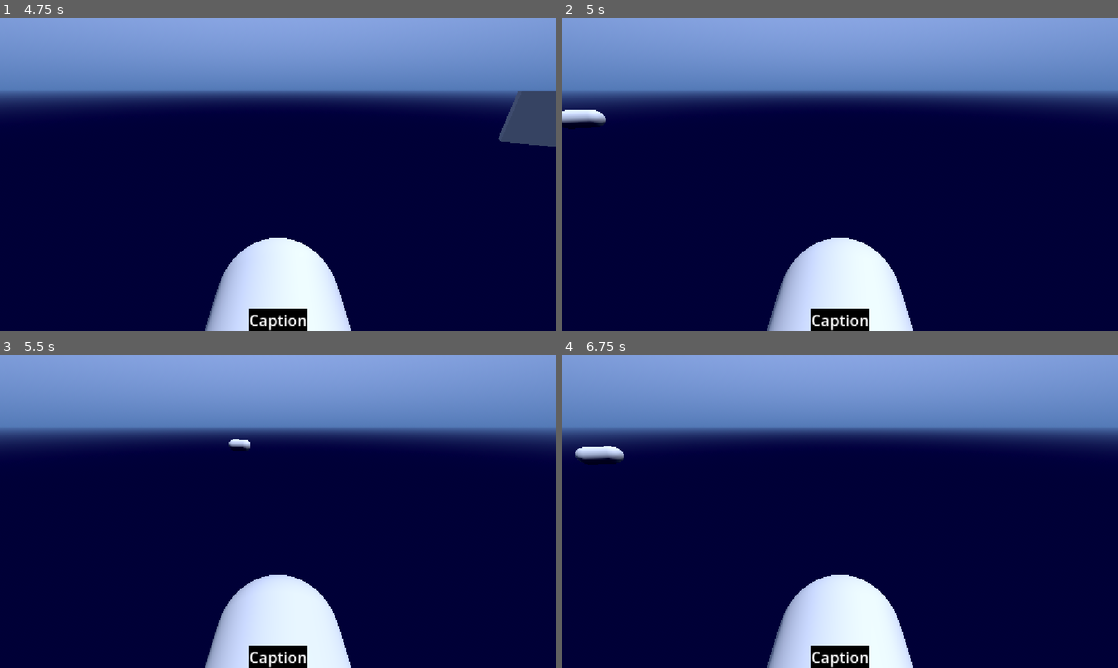
Above: before the commit, frames 1-4 (two rows, left to right).
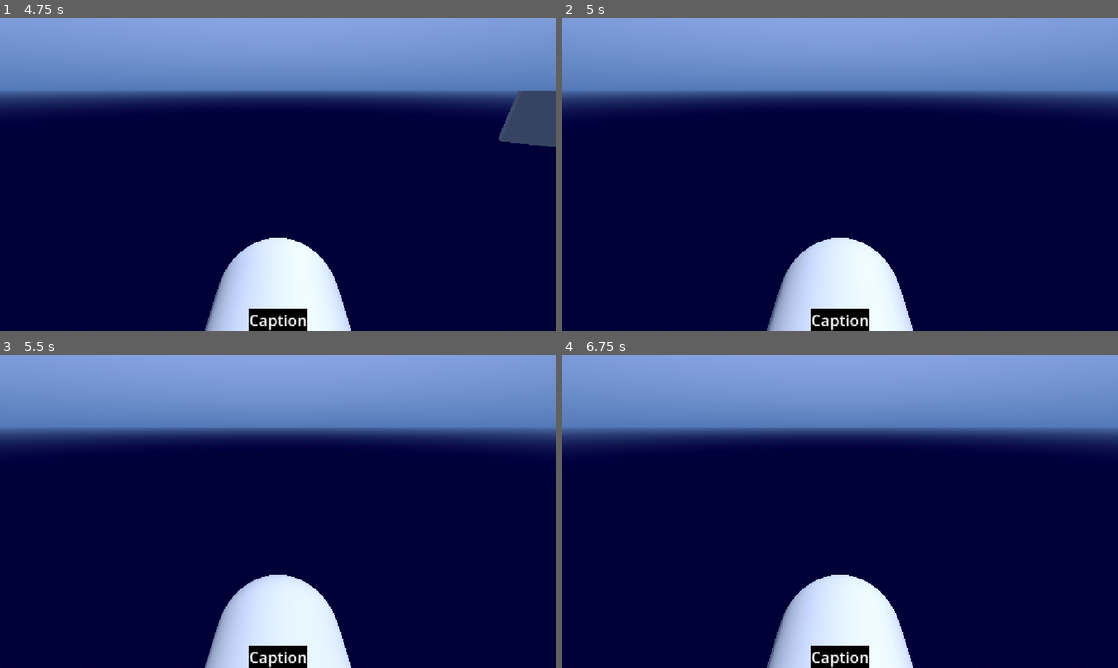
Above: after the commit, the same moments.

Repository: PeterDrake/yachtsinkers
Game: Godot game, scene res://yachtsinkers.tscn
Two runs of this game, one before a commit and one after it. Both use one fixed random seed, a clock stepped at 60 frames per second and the inputs below. Sound files missing from this copy of the repository are replaced by a short silence.
Inputs:
- Up to frame 1 (4.75 s): hold Right (right) 0.53-1.28 s; tap 1 (bite) at 0.6, 2.1, 3.6 s; hold Left (left) 1.28-2.03 s; tap Space (space) at 1.35, 2.85, 4.35 s; hold Right (right) 2.03-2.78 s; hold Up (forward) 2.78-3.53 s; hold Left (left) from 3.53 s (still down)
- Up to frame 2 (5 s): keep holding Left (left)
- Up to frame 3 (5.5 s): keep holding Left (left); tap 1 (bite) at 5.1 s
- Up to frame 4 (6.75 s): release Left (left) at 5.78 s; hold Right (right) 5.78-6.53 s; tap Space (space) at 5.85 s; hold Up (forward) from 6.53 s (still down); tap 1 (bite) at 6.6 s

Frame 1 is identical in both runs. In frame 2, 0.4% of the frame differs, in the area x 0-8%, y 29-36%; in frame 3, 0.1%; in frame 4, 0.4%, in the area x 2-12%, y 29-36%.
Error in both runs: Out of bounds get index '0' (on base: 'PackedStringArray') (res://speech.gd:3)

Commit message:
Added Clara

Diff:
--- a/orca.gd
+++ b/orca.gd
@@ -13,6 +13,8 @@
 		player.ram_damage = 2
 	elif my_name == "Phil":
 		player.bite_enabled = true
+	elif my_name == "Clara":
+		player.health += 5
 	await get_tree().create_timer(2.0).timeout
 	queue_free()
 
--- a/yachtsinkers.tscn
+++ b/yachtsinkers.tscn
@@ -73,7 +73,7 @@
 vertical_alignment = 1
 
 [node name="DelilahOrca" parent="." unique_id=1879044386 instance=ExtResource("6_o76c1")]
-transform = Transform3D(1, 0, 0, 0, 1, 0, 0, 0, 1, 9.528457, 0, 8.739593)
+transform = Transform3D(1, 0, 0, 0, 1, 0, 0, 0, 1, 10.890306, 0, 11.736488)
 text = "You found another orca!
 GLADIS: Get in, loser. We're going YachtSinking.
 DELILAH: Schweet.
@@ -82,9 +82,18 @@
 Your ram damage has increased."
 
 [node name="PhilOrca" parent="." unique_id=213966905 instance=ExtResource("6_o76c1")]
-transform = Transform3D(1, 0, 0, 0, 1, 0, 0, 0, 1, -14.243284, 0, 6.214802)
+transform = Transform3D(1, 0, 0, 0, 1, 0, 0, 0, 1, 7.412863, 0, 11.526627)
 text = "You found another orca!
 GLADIS: Phil, I need to slow these yachts down.
 PHIL: You could try biting the rudder off.
 GLADIS: How would I do that?
 PHIL: Get behind the yacht. When you hear the rudder splashing, press 1."
+
+[node name="ClaraOrca" parent="." unique_id=1485497090 instance=ExtResource("6_o76c1")]
+transform = Transform3D(1, 0, 0, 0, 1, 0, 0, 0, 1, 3.285677, 0, 11.526627)
+text = "You found another orca!
+GLADIS: Hey, Clara. We’re gonna sink another yacht.
+CLARA: Pod goals.
+GLADIS: This is tiring work. Got any fish?
+CLARA: Here, have a tuna.
+Your health has increased by 5."
